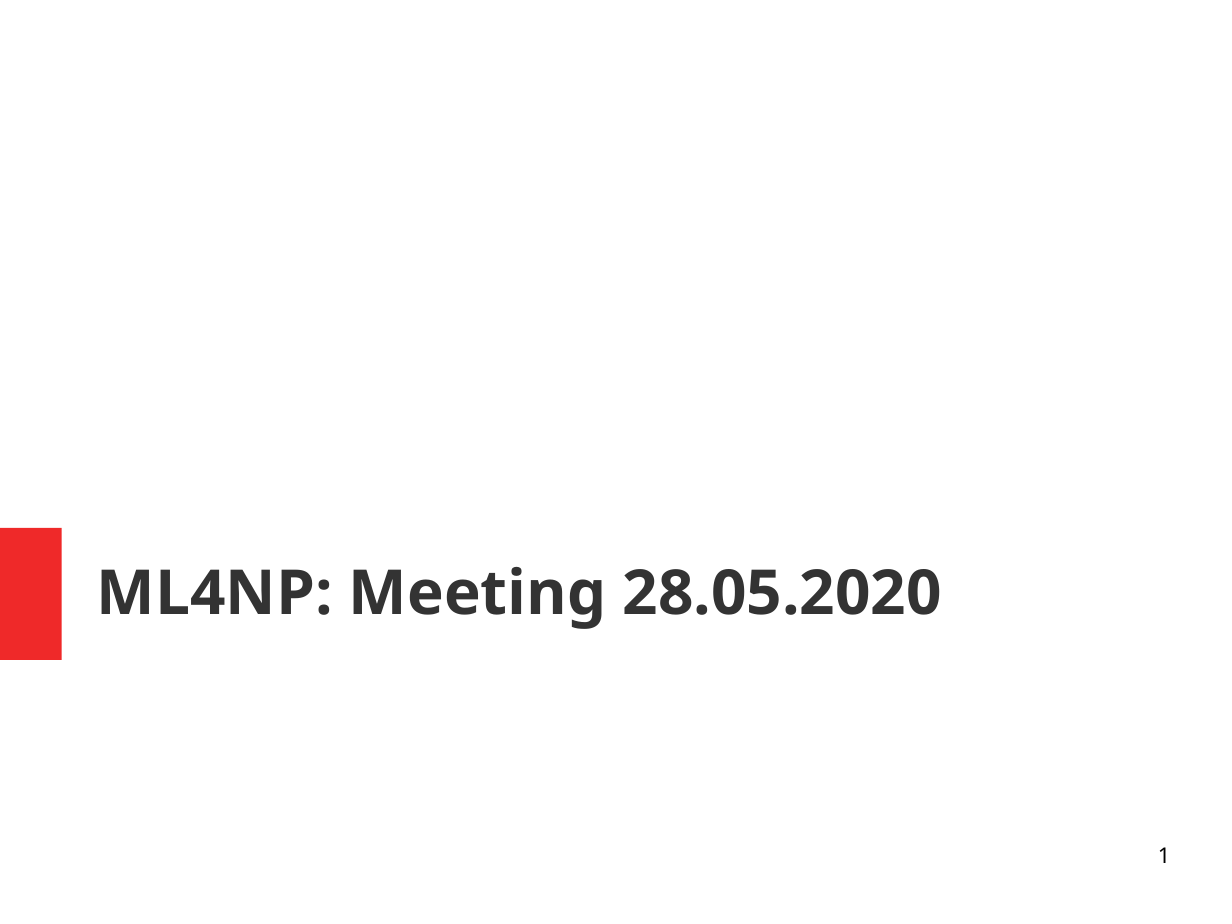
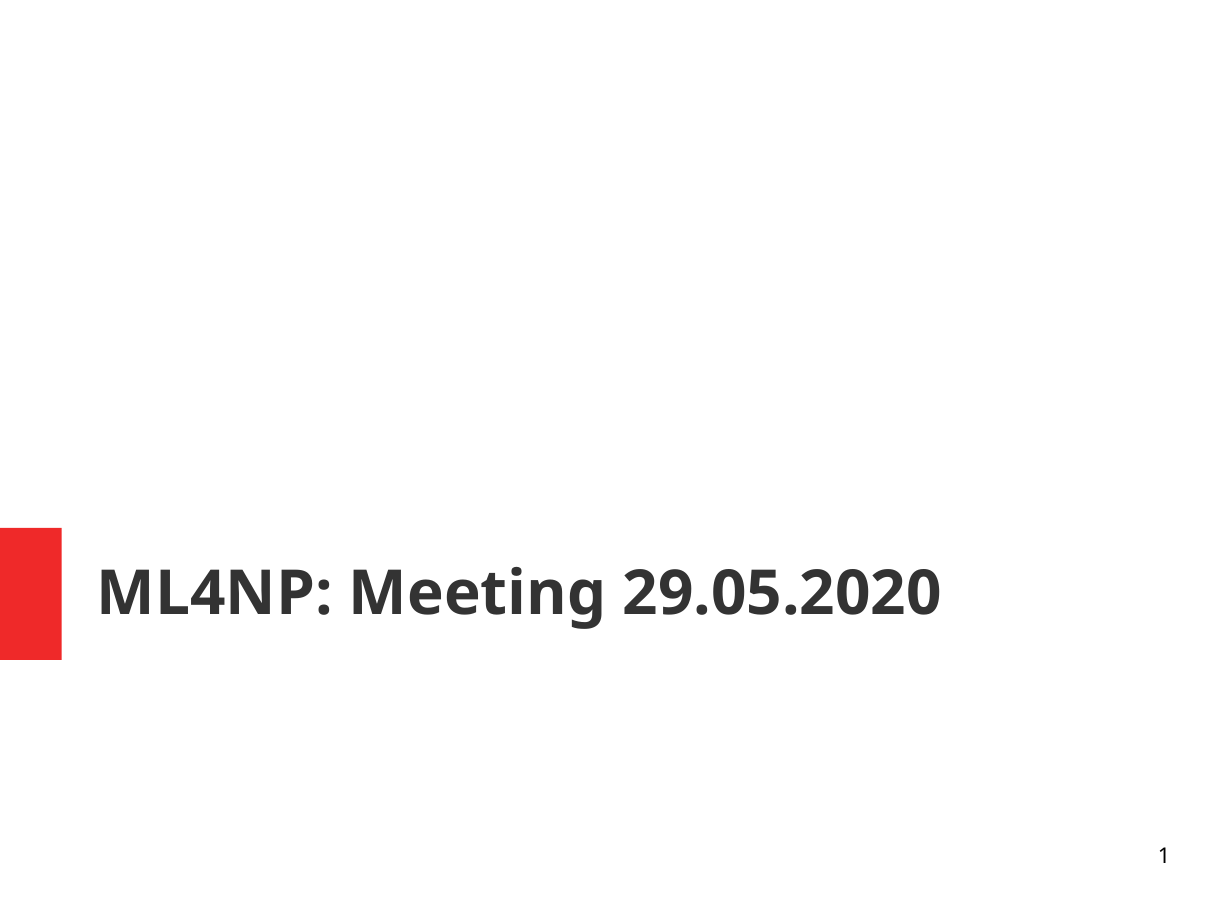
Before and after one commit to luigiberducci/ML4NP, a slide deck: slide 1 of Docs/meeting_ml4np_29mag2020.odp. Drawn at 1232x924 pixels with LibreOffice and Linux fonts; fonts in the diff are those of the drawing. Boxes give left, top, right and bottom in pixels: in the first picture for what was removed or moved away, otherwise in the second. Text is boxed around its words. In the diff, an @@ line names an element or a change of style, - is before the commit and + after.

```diff
--- a/Docs/meeting_ml4np_29mag2020.odp
+++ b/Docs/meeting_ml4np_29mag2020.odp
@@ title at (97, 567, 942, 629): text changed @@
-ML4NP: Meeting 28.05.2020
+ML4NP: Meeting 29.05.2020
```
Also in this commit, not shown: 1 other slide changed, 2 other files.
